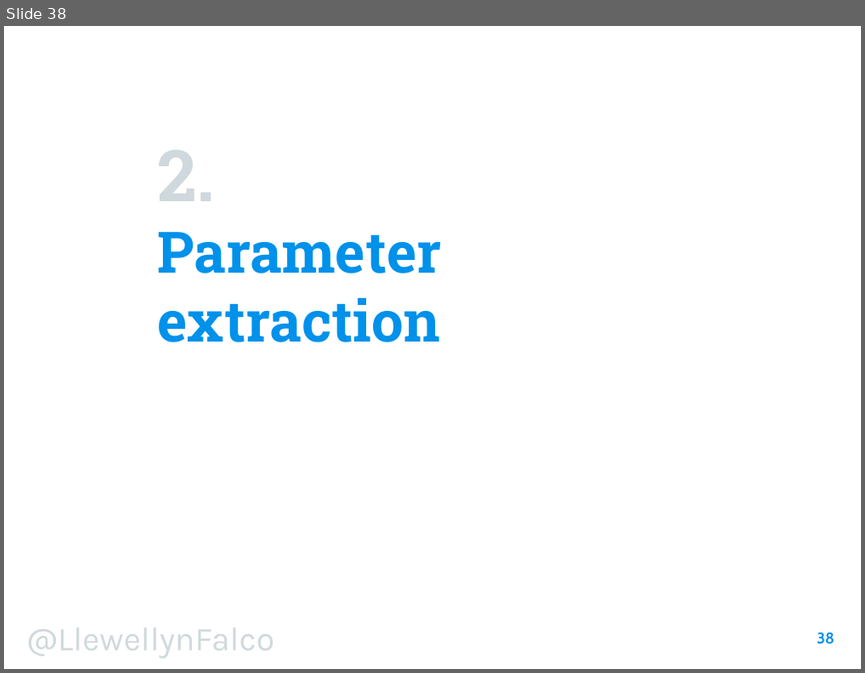
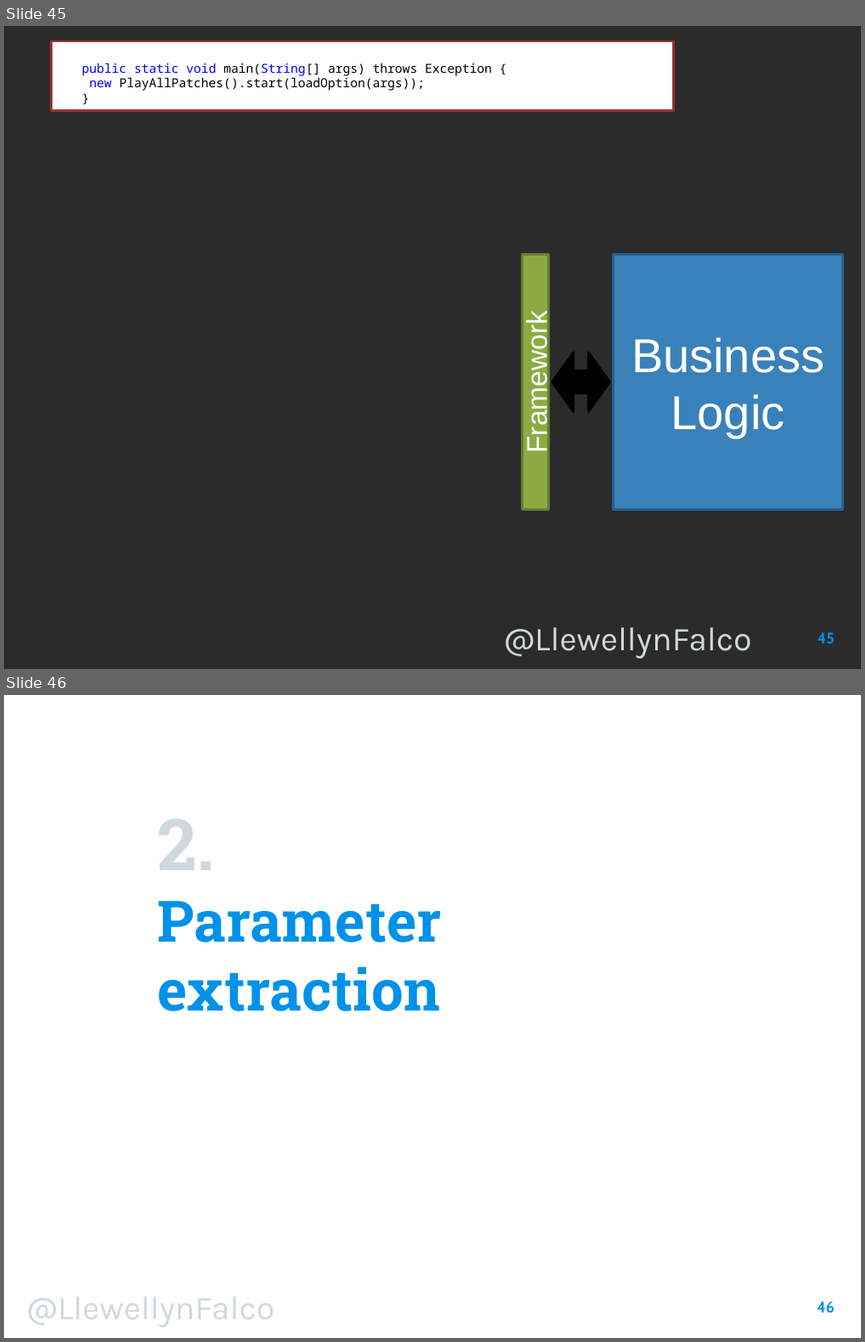
Before and after one commit to isidore/Talk-AvoidingLockIn, a slide deck: Avoiding Lock-In.pptx. Shown one above the other, each under a label of ours: slide 38 before the commit, slides 45 and 46 after it. The pictures are 865x673 and 865x1342 pixels, drawn with LibreOffice and Linux fonts; fonts in the diff are those of the drawing; background and template pictures are left out; a plain dark background stands for a picture behind light text. Boxes give left, top, right and bottom in pixels: in the first picture for what was removed or moved away, otherwise in the second. Text is boxed around its words. In the diff, an @@ line names an element or a change of style, - is before the commit and + after.

Commit message:
FrameWorks

```diff
--- a/Avoiding Lock-In.pptx
+++ b/Avoiding Lock-In.pptx
@@ slide 45 added at [4, 26, 861, 669], background picture (left out) @@
@@ rectangle added at [51, 41, 673, 111], fill #FFFFFF, outline #963334 2 pt, 10.5 pt, text #000000 @@
+public static void main(String[] args) throws Exception {
+new PlayAllPatches().start(loadOption(args));
+}
@@ rectangle added at [522, 254, 549, 510], fill #8BAB42, outline #677F31 2 pt, 24 pt, text #FFFFFF @@
+Framework
@@ rectangle added at [613, 254, 843, 510], fill #3A81BA, outline #2B5F8A 2 pt, 40 pt, text #FFFFFF @@
+Business Logic
@@ left right arrow added at [552, 352, 610, 412], fill #000000, outline #000000 2 pt @@
@@ text added at [504, 627, 752, 658], 28 pt, text #D0D9DC @@
+@LlewellynFalco
@@ page number added at [817, 632, 834, 643], 13 pt, text #0091EA, bold @@
+45
@@ what was slide 38 is now slide 46 @@
@@ page number at [817, 1301, 834, 1313]: text changed @@
-38
+46
```
Also in this commit, not shown: 3 slides changed, 7 other slides added, 1 other file.
